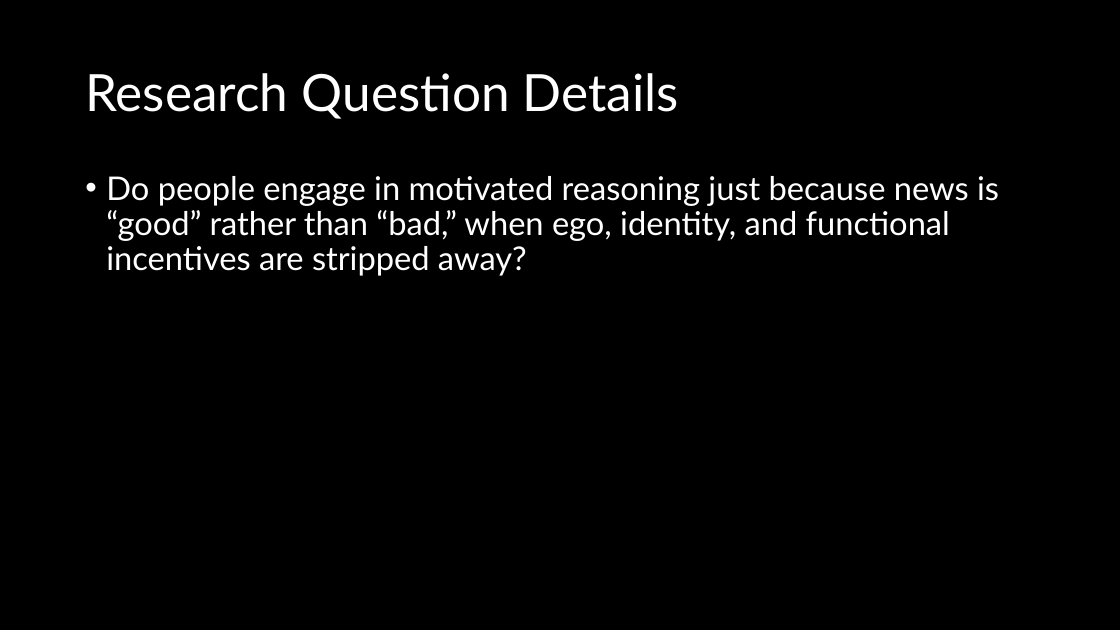
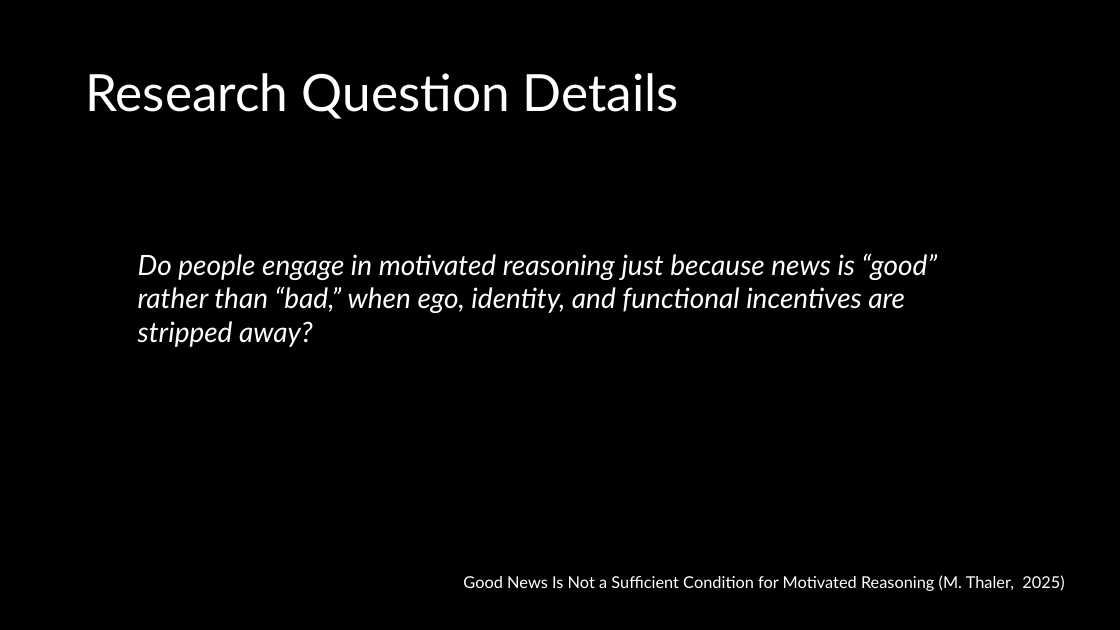
Before and after one commit to Nomandes/social_science_replication_good_news, a slide deck: slide 2 of replication_presentation.pptx (slide 3 before the commit). Drawn at 1120x630 pixels with LibreOffice and Linux fonts; fonts in the diff are those of the drawing. Boxes give left, top, right and bottom in pixels: in the first picture for what was removed or moved away, otherwise in the second. Text is boxed around its words. In the diff, an @@ line names an element or a change of style, - is before the commit and + after.

```diff
--- a/replication_presentation.pptx
+++ b/replication_presentation.pptx
@@ text "Do people engage in motivated ...": place and size @@
-text "Do people engage in motivated ..." at (106,176,999,276)
+text "Do people engage in motivated ..." at (138,253,938,347)
@@ text "Do people engage in motivated ..." at (138,253,938,347): size 28 to 24 pt, italic on; bullet • to none; line spacing 0.9 to 1; less space between paragraphs @@
@@ text added at (463,575,1064,591), 14 pt, text #FFFFFF @@
+Good News Is Not a Sufficient Condition for Motivated Reasoning (M. Thaler, 2025)
```
Also in this commit, not shown: 7 other slides changed, 1 slide removed.
